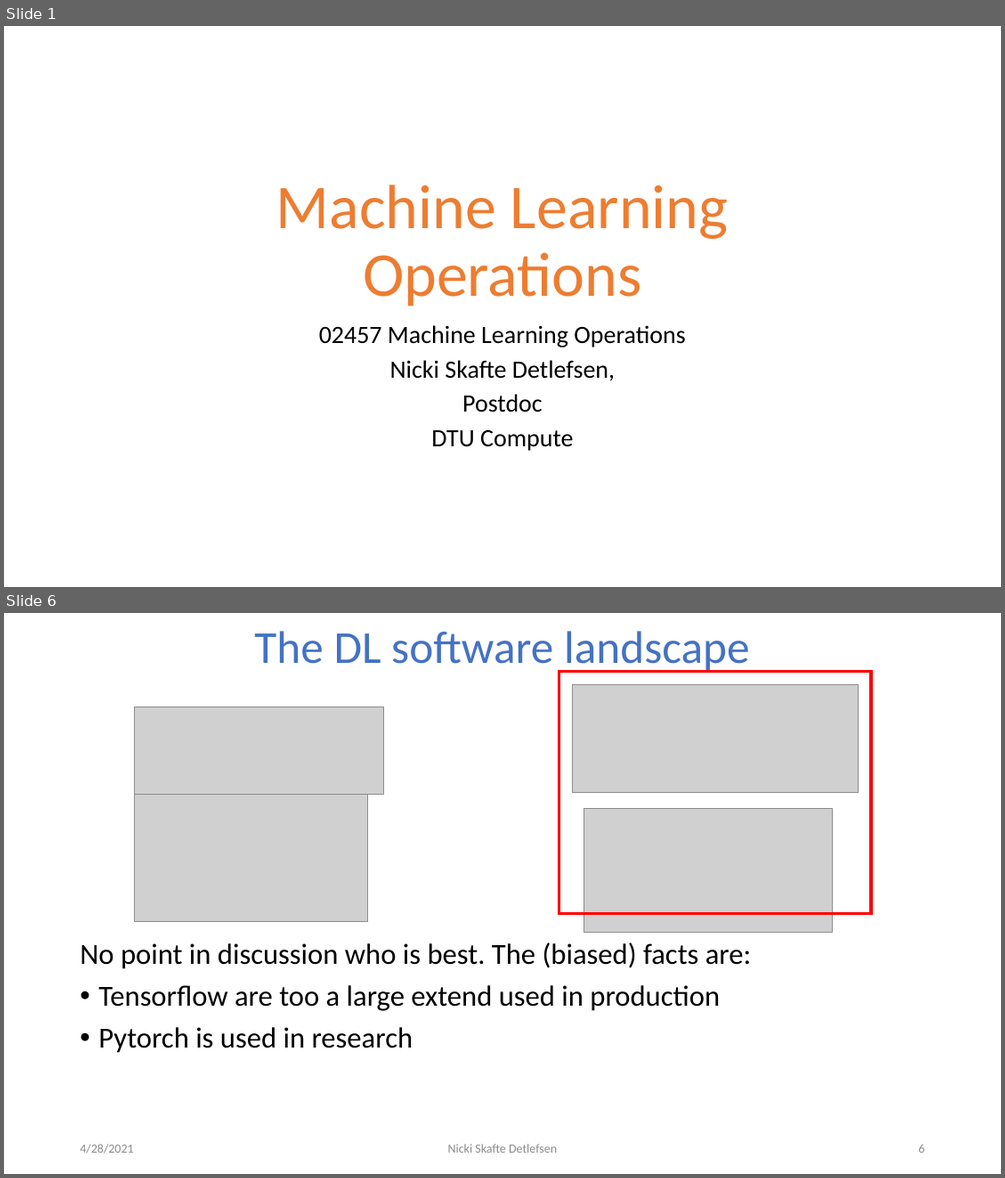
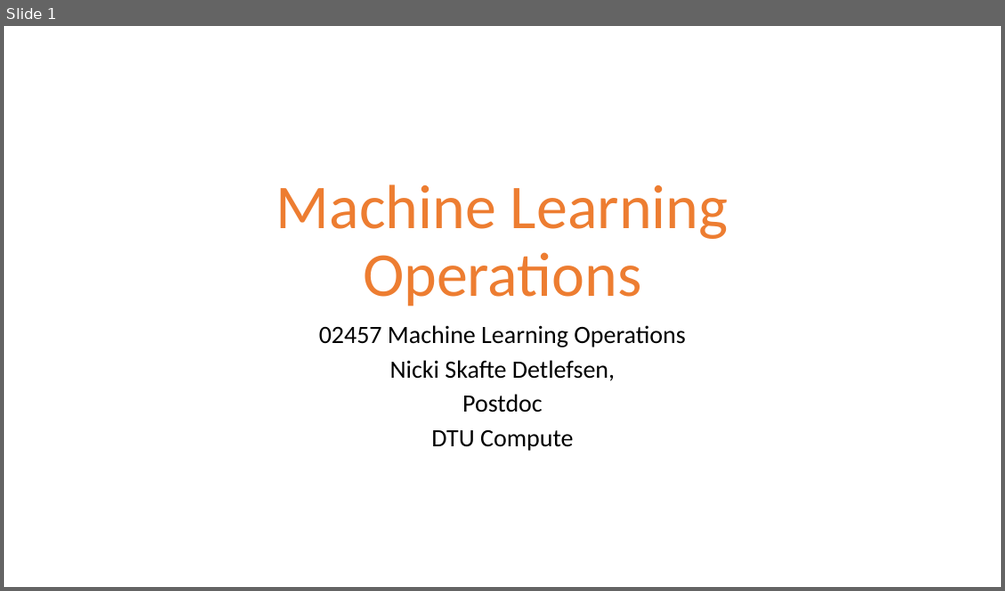
Before and after one commit to DeepEasterbunny/dtu_mlops, a slide deck: 2_code_organisation/MLOps.pptx. Shown one above the other, each under a label of ours: slides 1 and 6 before the commit, slide 1 after it; the slides between them are not shown. The pictures are 1005x1178 and 1005x591 pixels, drawn with LibreOffice and Linux fonts; fonts in the diff are those of the drawing; grey boxes stand for pictures; background and template pictures are left out. Boxes give left, top, right and bottom in pixels: in the first picture for what was removed or moved away, otherwise in the second. Text is boxed around its words. In the diff, an @@ line names an element or a change of style, - is before the commit and + after.

```diff
--- a/2_code_organisation/MLOps.pptx
+++ b/2_code_organisation/MLOps.pptx
@@ slide 6 removed at (x1=4, y1=613, x2=1001, y2=1174), background #FFFFFF @@
@@ title removed at (x1=254, y1=631, x2=750, y2=673) @@
-The DL software landscape
@@ rectangle removed at (x1=558, y1=672, x2=871, y2=914) @@
@@ picture removed at (x1=573, y1=685, x2=858, y2=793) @@
@@ picture removed at (x1=134, y1=706, x2=383, y2=794) @@
@@ picture removed at (x1=134, y1=790, x2=367, y2=921) @@
@@ picture removed at (x1=584, y1=808, x2=832, y2=933) @@
@@ text removed at (x1=80, y1=942, x2=752, y2=1053) @@
-No point in discussion who is best. The (biased) facts are:
-• Tensorflow are too a large extend used in production
-• Pytorch is used in research
@@ text removed at (x1=80, y1=1143, x2=133, y2=1153) @@
-4/28/2021
@@ text removed at (x1=448, y1=1143, x2=557, y2=1152) @@
-Nicki Skafte Detlefsen
@@ page number removed at (x1=918, y1=1144, x2=924, y2=1152) @@
-6
```
Also in this commit, not shown: 4 slides changed, 2 slides added, 2 other slides removed, 5 other files.
